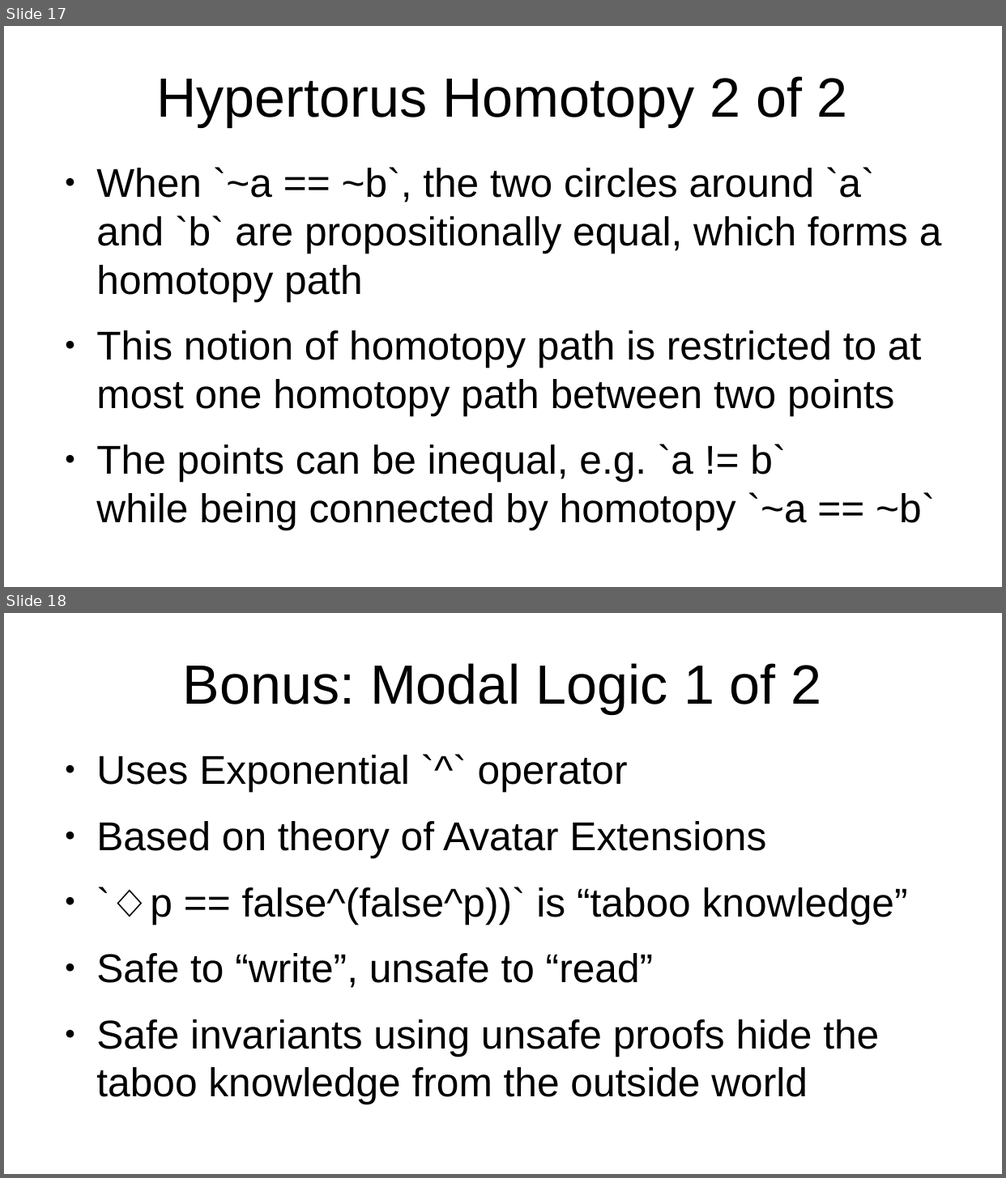
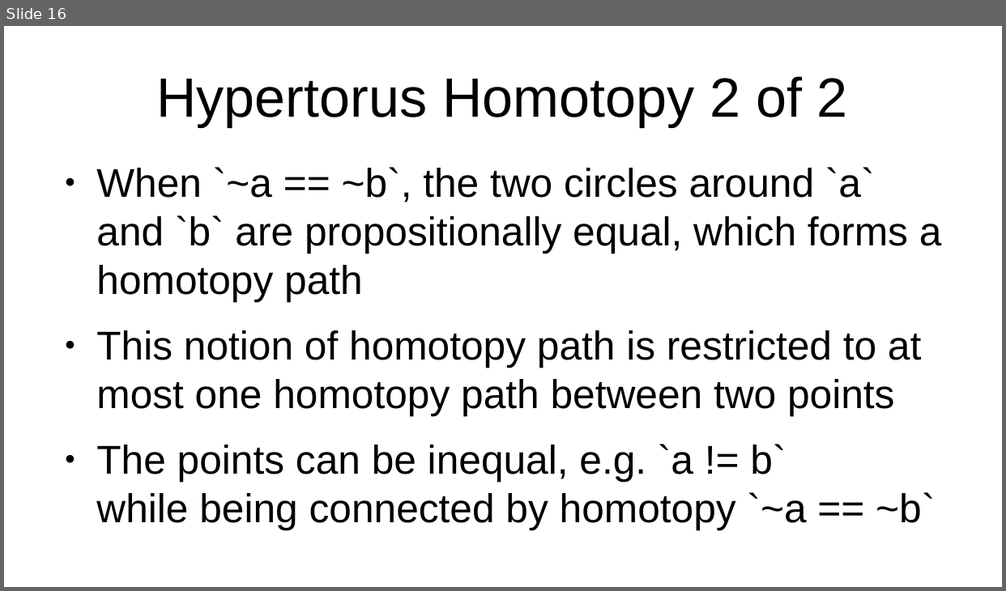
Before and after one commit to advancedresearch/path_semantics, a slide deck: papers-wip2/introduction-to-psq.odp. Shown one above the other, each under a label of ours: slides 17 and 18 before the commit, slide 16 after it. The pictures are 1006x1178 and 1006x591 pixels, drawn with LibreOffice and Linux fonts; fonts in the diff are those of the drawing. Boxes give left, top, right and bottom in pixels: in the first picture for what was removed or moved away, otherwise in the second. Text is boxed around its words. In the diff, an @@ line names an element or a change of style, - is before the commit and + after.

```diff
--- a/papers-wip2/introduction-to-psq.odp
+++ b/papers-wip2/introduction-to-psq.odp
@@ slide 18 removed at [4,613,1002,1174], background #FFFFFF @@
@@ title removed at [183,663,822,714] @@
-Bonus: Modal Logic 1 of 2
@@ text removed at [96,755,908,1105] @@
-● Uses Exponential `^` operator
-● Based on theory of Avatar Extensions
-● `◇p == false^(false^p))` is “taboo knowledge”
-● Safe to “write”, unsafe to “read”
-● Safe invariants using unsafe proofs hide the taboo knowledge from the outside world
@@ what was slide 17 is now slide 16 @@
```
Also in this commit, not shown: 3 slides changed, 2 other slides removed, 3 other files.
